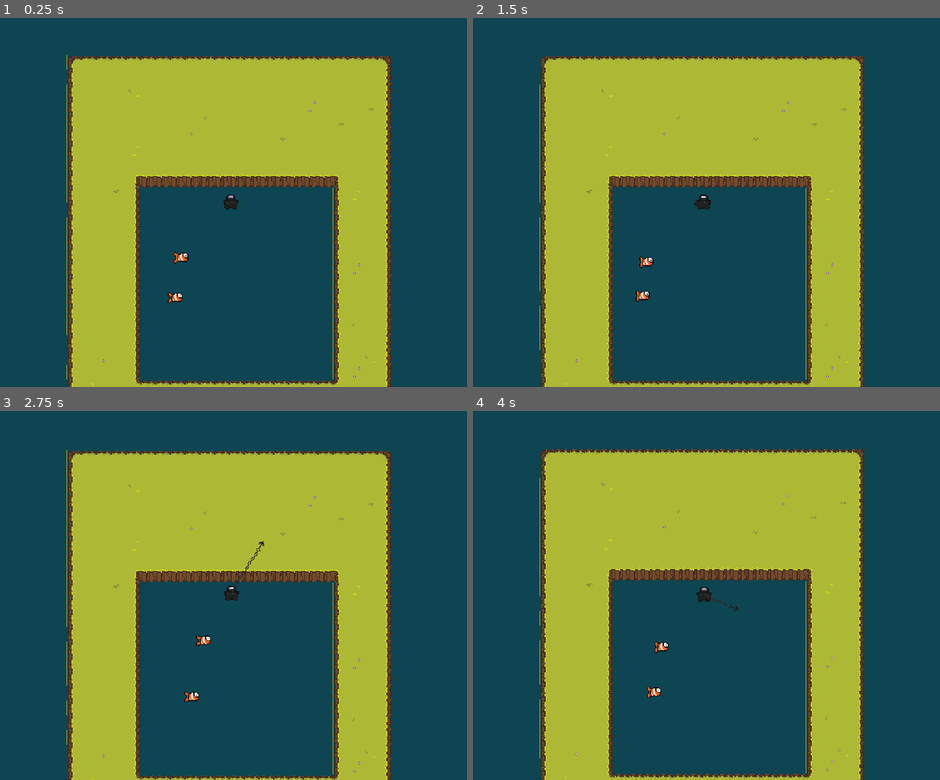
Above: before the commit, frames 1-4 (two rows, left to right).
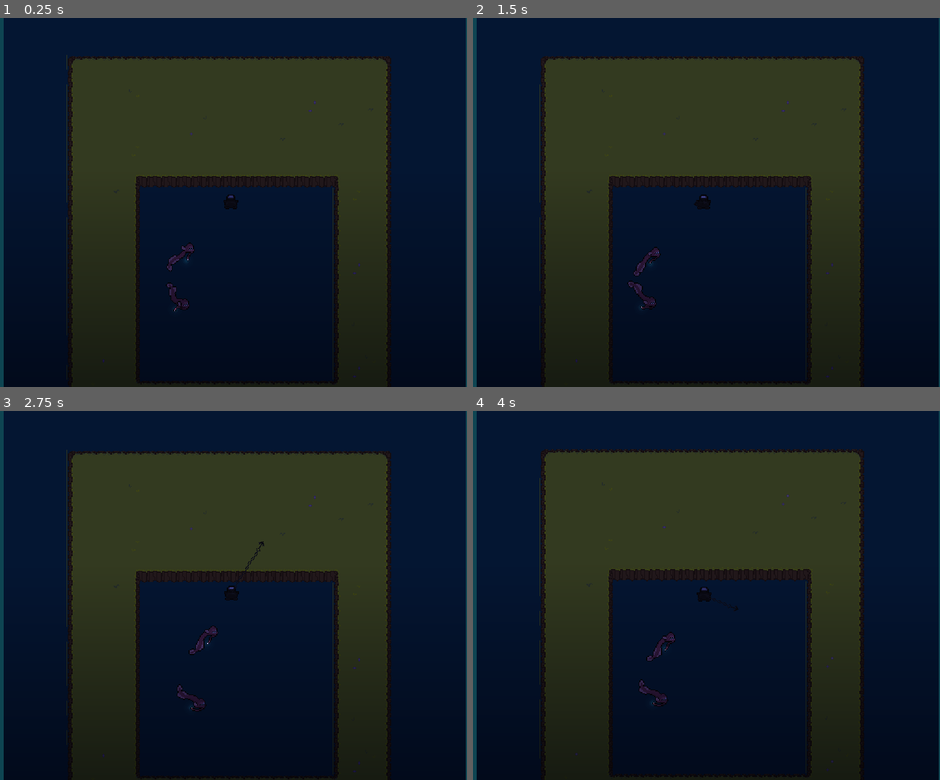
Above: after the commit, the same moments.

Repository: TeamKebab/GodotWildJam41
Game: Godot game, scene res://fishies/dragonfish/test.tscn
Same seed, same stepped clock (60 frames per second), same inputs: the game is played once before the commit and once after it. This scene is started directly instead of the project's main scene. Sound files missing from this copy of the repository are replaced by a short silence.
Inputs (mouse positions are in pixels of both pictures, inside the frame that each line leads up to):
- Up to frame 1 (0.25 s): no input
- Up to frame 2 (1.5 s): tap Enter at 0.5 s; move the mouse to (809, 184) at 0.52 s; tap R at 0.6, 1.35 s; click (809, 184) at 0.67 s; move the mouse to (608, 220) at 1.27 s; click (608, 220) at 1.42 s
- Up to frame 3 (2.75 s): move the mouse to (275, 514) at 2.02 s; tap R at 2.1 s; click (275, 514) at 2.17 s
- Up to frame 4 (4 s): move the mouse to (678, 669) at 2.77 s; tap R at 2.85, 3.6 s; click (678, 669) at 2.92 s; move the mouse to (846, 650) at 3.52 s; click (846, 650) at 3.67 s

The runs differ from the first frame. In frame 1, 99% of the frame differs, in the area x 0-100%, y 0-100%; in frame 2, 99%; in frame 3, 99%; in frame 4, 99%.

Commit message:
dragonfish sprite and light

Diff:
--- a/src/fishies/anglerfish/test.tscn
+++ b/src/fishies/anglerfish/test.tscn
@@ -108,6 +108,7 @@
 
 [node name="Anglerfish" parent="." instance=ExtResource( 2 )]
 position = Vector2( 182, 152 )
+back = true
 
 [node name="Anglerfish2" parent="." instance=ExtResource( 2 )]
 position = Vector2( 185, 725 )
--- a/src/fishies/dragonfish/dragonfish.gd
+++ b/src/fishies/dragonfish/dragonfish.gd
@@ -2,11 +2,27 @@
 
 
 export var throw_off_delay:= 1.5
+export var down:= false
+
+onready var animation: AnimationPlayer = $AnimationPlayer
 
 
 func _ready() -> void:
 	connect("hooked", self, "_on_hooked")
 	connect("released", self, "_on_released")
+	update_animation()
+
+
+func flip() -> void:
+	.flip()
+	update_animation()
+
+
+func update_animation() -> void:
+	if back != down:
+		animation.play("Down")
+	else:
+		animation.play("Up")
 
 
 func _on_hooked() -> void:
--- a/src/fishies/dragonfish/dragonfish.tscn
+++ b/src/fishies/dragonfish/dragonfish.tscn
@@ -1,16 +1,17 @@
-[gd_scene load_steps=6 format=2]
+[gd_scene load_steps=9 format=2]
 
-[ext_resource path="res://fishies/clownfish/clownfish.png" type="Texture" id=1]
+[ext_resource path="res://fishies/dragonfish/dragonfish.png" type="Texture" id=1]
 [ext_resource path="res://fishies/go_to_position_fishy/go_to_position_fishy.tscn" type="PackedScene" id=2]
 [ext_resource path="res://fishies/dragonfish/dragonfish.gd" type="Script" id=3]
+[ext_resource path="res://fishies/anglerfish/light.png" type="Texture" id=4]
 
 [sub_resource type="CapsuleShape2D" id=2]
-radius = 6.0
-height = 4.0
+radius = 4.94975
+height = 31.1127
 
-[sub_resource type="Animation" id=1]
-resource_name = "Idle"
-length = 0.2
+[sub_resource type="Animation" id=5]
+resource_name = "Down"
+length = 0.3
 loop = true
 tracks/0/type = "value"
 tracks/0/path = NodePath("Sprite:frame")
@@ -19,10 +20,90 @@
 tracks/0/imported = false
 tracks/0/enabled = true
 tracks/0/keys = {
-"times": PoolRealArray( 0, 0.1 ),
-"transitions": PoolRealArray( 1, 1 ),
+"times": PoolRealArray( 0, 0.1, 0.2 ),
+"transitions": PoolRealArray( 1, 1, 1 ),
 "update": 1,
-"values": [ 0, 1 ]
+"values": [ 3, 4, 5 ]
+}
+tracks/1/type = "value"
+tracks/1/path = NodePath("Light2D:position")
+tracks/1/interp = 1
+tracks/1/loop_wrap = true
+tracks/1/imported = false
+tracks/1/enabled = true
+tracks/1/keys = {
+"times": PoolRealArray( 0, 0.1, 0.2 ),
+"transitions": PoolRealArray( 1, 1, 1 ),
+"update": 0,
+"values": [ Vector2( 0, 11 ), Vector2( -1, 12 ), Vector2( 0, 15 ) ]
+}
+tracks/2/type = "value"
+tracks/2/path = NodePath("CollisionShape2D:rotation_degrees")
+tracks/2/interp = 1
+tracks/2/loop_wrap = true
+tracks/2/imported = false
+tracks/2/enabled = true
+tracks/2/keys = {
+"times": PoolRealArray( 0 ),
+"transitions": PoolRealArray( 1 ),
+"update": 0,
+"values": [ 135.0 ]
+}
+
+[sub_resource type="Animation" id=4]
+length = 0.001
+tracks/0/type = "value"
+tracks/0/path = NodePath("Light2D:position")
+tracks/0/interp = 1
+tracks/0/loop_wrap = true
+tracks/0/imported = false
+tracks/0/enabled = true
+tracks/0/keys = {
+"times": PoolRealArray( 0 ),
+"transitions": PoolRealArray( 1 ),
+"update": 0,
+"values": [ Vector2( 4, 2 ) ]
+}
+
+[sub_resource type="Animation" id=3]
+resource_name = "Up"
+length = 0.3
+loop = true
+tracks/0/type = "value"
+tracks/0/path = NodePath("Sprite:frame")
+tracks/0/interp = 1
+tracks/0/loop_wrap = true
+tracks/0/imported = false
+tracks/0/enabled = true
+tracks/0/keys = {
+"times": PoolRealArray( 0, 0.1, 0.2 ),
+"transitions": PoolRealArray( 1, 1, 1 ),
+"update": 1,
+"values": [ 0, 1, 2 ]
+}
+tracks/1/type = "value"
+tracks/1/path = NodePath("Light2D:position")
+tracks/1/interp = 1
+tracks/1/loop_wrap = true
+tracks/1/imported = false
+tracks/1/enabled = true
+tracks/1/keys = {
+"times": PoolRealArray( 0, 0.1, 0.2 ),
+"transitions": PoolRealArray( 1, 1, 1 ),
+"update": 0,
+"values": [ Vector2( 4, 4 ), Vector2( 4, 2 ), Vector2( 7, 3 ) ]
+}
+tracks/2/type = "value"
+tracks/2/path = NodePath("CollisionShape2D:rotation_degrees")
+tracks/2/interp = 1
+tracks/2/loop_wrap = true
+tracks/2/imported = false
+tracks/2/enabled = true
+tracks/2/keys = {
+"times": PoolRealArray( 0 ),
+"transitions": PoolRealArray( 1 ),
+"update": 0,
+"values": [ 45.0 ]
 }
 
 [node name="Dragonfish" instance=ExtResource( 2 )]
@@ -32,12 +113,21 @@
 
 [node name="Sprite" parent="." index="0"]
 texture = ExtResource( 1 )
-hframes = 2
+hframes = 6
+frame = 3
 
 [node name="CollisionShape2D" parent="." index="1"]
-rotation = 1.5708
+rotation = 2.35619
 shape = SubResource( 2 )
 
 [node name="AnimationPlayer" parent="." index="2"]
-autoplay = "Idle"
-anims/Idle = SubResource( 1 )
+autoplay = "Up"
+anims/Down = SubResource( 5 )
+anims/RESET = SubResource( 4 )
+anims/Up = SubResource( 3 )
+
+[node name="Light2D" type="Light2D" parent="." index="3"]
+position = Vector2( 4, 2 )
+texture = ExtResource( 4 )
+texture_scale = 0.5
+energy = 0.8
--- a/src/fishies/dragonfish/test.tscn
+++ b/src/fishies/dragonfish/test.tscn
@@ -1,9 +1,17 @@
-[gd_scene load_steps=5 format=2]
+[gd_scene load_steps=7 format=2]
 
 [ext_resource path="res://fishies/dragonfish/dragonfish.tscn" type="PackedScene" id=1]
 [ext_resource path="res://player/player.tscn" type="PackedScene" id=2]
 [ext_resource path="res://player/harpoon/harpoon.tscn" type="PackedScene" id=3]
 [ext_resource path="res://levels/hill_autotile.tres" type="TileSet" id=4]
+[ext_resource path="res://fishies/anglerfish/darkness.gdshader" type="Shader" id=5]
+
+[sub_resource type="ShaderMaterial" id=3]
+shader = ExtResource( 5 )
+shader_param/gradient_start = 0.2
+shader_param/gradient_end = 0.6
+shader_param/light_color = Color( 0.294118, 0.313726, 0.607843, 1 )
+shader_param/dark_color = Color( 0.0196078, 0.0313726, 0.141176, 1 )
 
 [node name="Test" type="Node"]
 
@@ -24,9 +32,10 @@
 
 [node name="Dragonfish2" parent="." instance=ExtResource( 1 )]
 position = Vector2( 74, 177 )
+down = true
 
 [node name="End" type="Position2D" parent="Dragonfish2"]
-position = Vector2( 156, 67 )
+position = Vector2( 163, 74 )
 
 [node name="Player" parent="." instance=ExtResource( 2 )]
 position = Vector2( 145, 80 )
@@ -36,4 +45,15 @@
 
 [node name="Harpoon" parent="." instance=ExtResource( 3 )]
 
+[node name="ColorRect3" type="ColorRect" parent="."]
+material = SubResource( 3 )
+margin_left = -100.0
+margin_top = -150.0
+margin_right = 400.0
+margin_bottom = 826.0
+color = Color( 0.0117647, 0.0823529, 0.0980392, 1 )
+__meta__ = {
+"_edit_use_anchors_": false
+}
+
 [editable path="Player"]
--- a/src/fishies/fishy.gd
+++ b/src/fishies/fishy.gd
@@ -12,11 +12,8 @@
 export var type := "Default"
 
 
-onready var sprite: Sprite = $Sprite
-
-
 func flip() -> void:
-	sprite.flip_h = not sprite.flip_h
+	scale.x = - scale.x
 
 
 func hook() -> void:
Binary file added: src/fishies/dragonfish/dragonfish.png
Not shown, added: src/fishies/dragonfish/dragonfish.png.import
Binary file added: src/fishies/dragonfish/light.png
Not shown, added: src/fishies/dragonfish/light.png.import
Not shown, added: assets/dragonfish.aseprite
